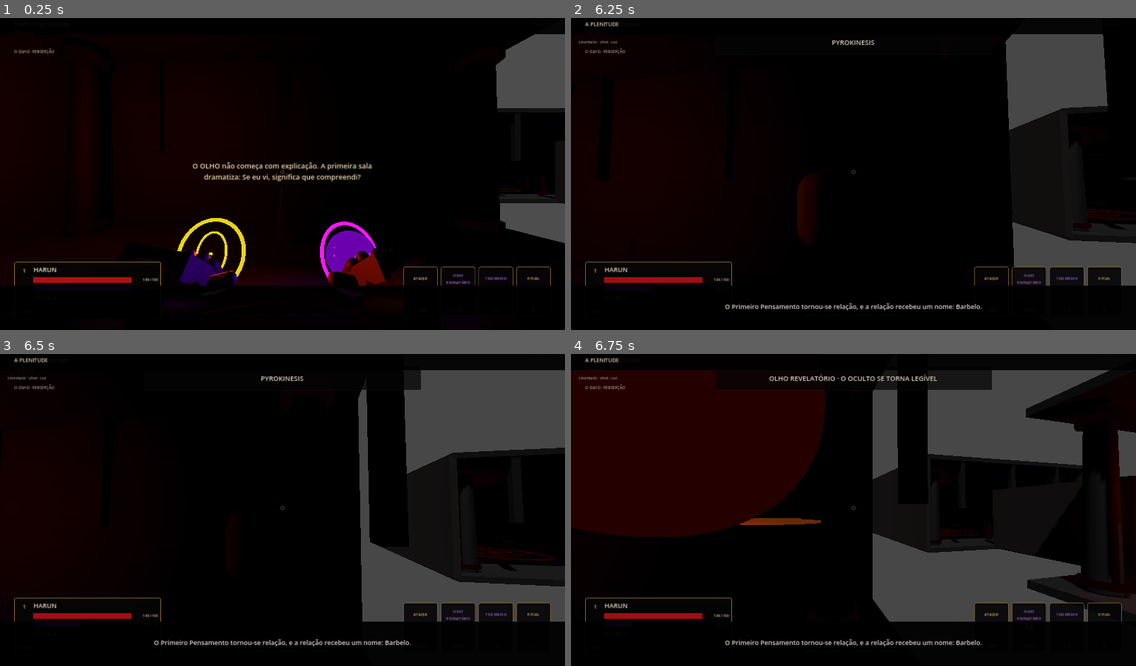
Above: before the commit, frames 1-4 (two rows, left to right).
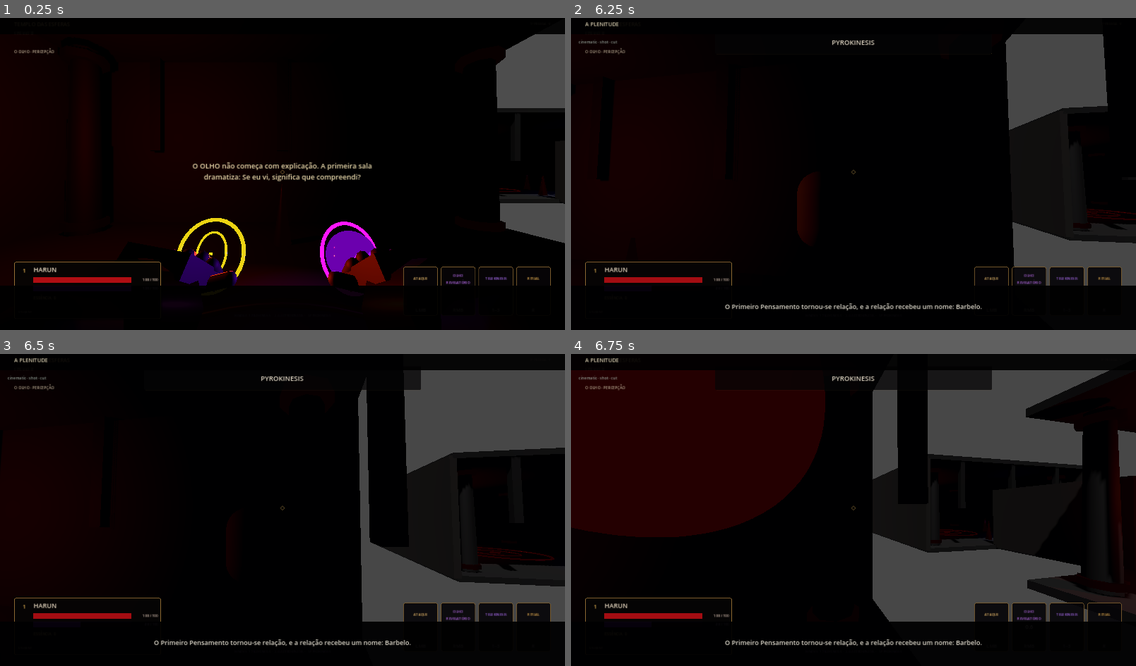
Above: after the commit, the same moments.

Repository: neuralSynapse/societaselectorum
Game: Godot game, scene res://scenes/boot/Main.tscn
Two runs of this game, one before a commit and one after it. Both use one fixed random seed, a clock stepped at 60 frames per second and the inputs below.
Inputs (mouse positions are in pixels of both pictures, inside the frame that each line leads up to):
- Up to frame 1 (0.25 s): no input
- Up to frame 2 (6.25 s): tap Enter (ui_accept) at 0.5 s; move the mouse to (881, 170) at 0.52 s; hold V (camera_toggle) 0.53-1.28 s; hold W (move_forward) 0.53-5.78 s; tap Space (jump) at 0.77, 1.52, 3.02, 3.77, 4.52, 6.02 s; move the mouse to (825, 174) at 1.27 s; tap C (consume) at 1.35 s; move the mouse to (864, 164) at 2.02 s; hold Q (dodge) 2.03-2.78 s; move the mouse to (847, 177) at 2.77 s; tap R (instrument) at 2.85 s; move the mouse to (893, 174) at 3.52 s; hold E (interact) 3.53-4.28 s; move the mouse to (808, 167) at 4.27 s; tap 1 (kinesis_1) at 4.35 s; move the mouse to (859, 170) at 5.02 s; hold 2 (kinesis_2) 5.03-5.78 s; move the mouse to (830, 164) at 5.77 s; hold D (move_right) from 5.78 s (still down); tap 3 (kinesis_3) at 5.85 s
- Up to frame 3 (6.5 s): keep holding D (move_right)
- Up to frame 4 (6.75 s): move the mouse to (881, 506) at 6.52 s; release D (move_right) at 6.53 s; hold W (move_forward) from 6.53 s (still down); hold Right mouse button (power) from 6.53 s (still down)

Frames 1-3 are identical in both runs. In frame 4, 0.6% of the frame differs, in the area x 29-65%, y 6-55%.

Commit message:
feat: autoload definitive matrix power runtime

Diff:
--- a/game/chronica-harun/project.godot
+++ b/game/chronica-harun/project.godot
@@ -14,6 +14,7 @@
 AudioDirector="*res://autoload/AudioDirector.gd"
 VFXDirector="*res://autoload/VFXDirector.gd"
 CombatLoadoutDirector="*res://autoload/CombatLoadoutDirector.gd"
+DefinitivePowerRuntime="*res://autoload/DefinitivePowerRuntime.gd"
 
 [display]
 window/size/viewport_width=1920
